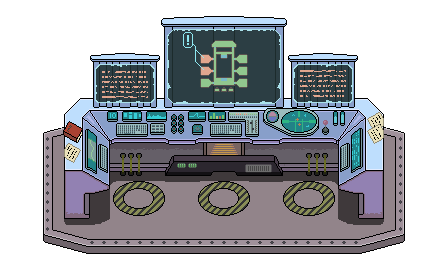
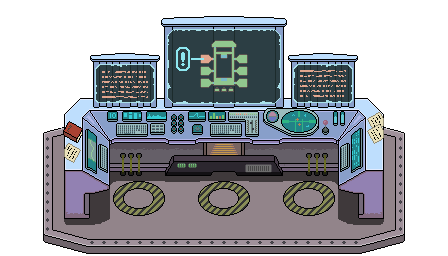
The second w=448, h=256 image is a revision of the first. Changes to its layers:
painted on "ship_impacted" over bbox(176, 32, 213, 75)
